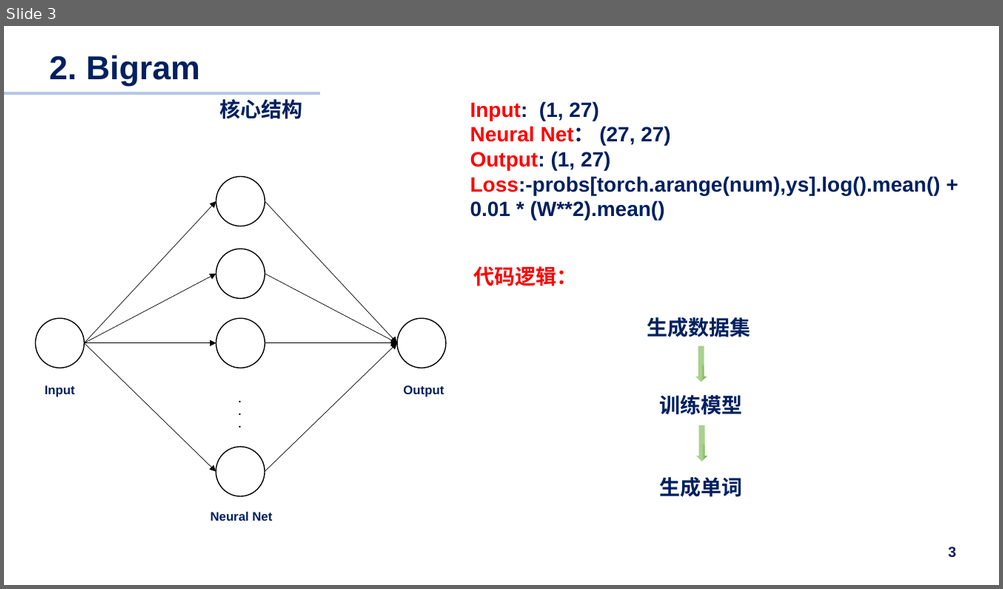
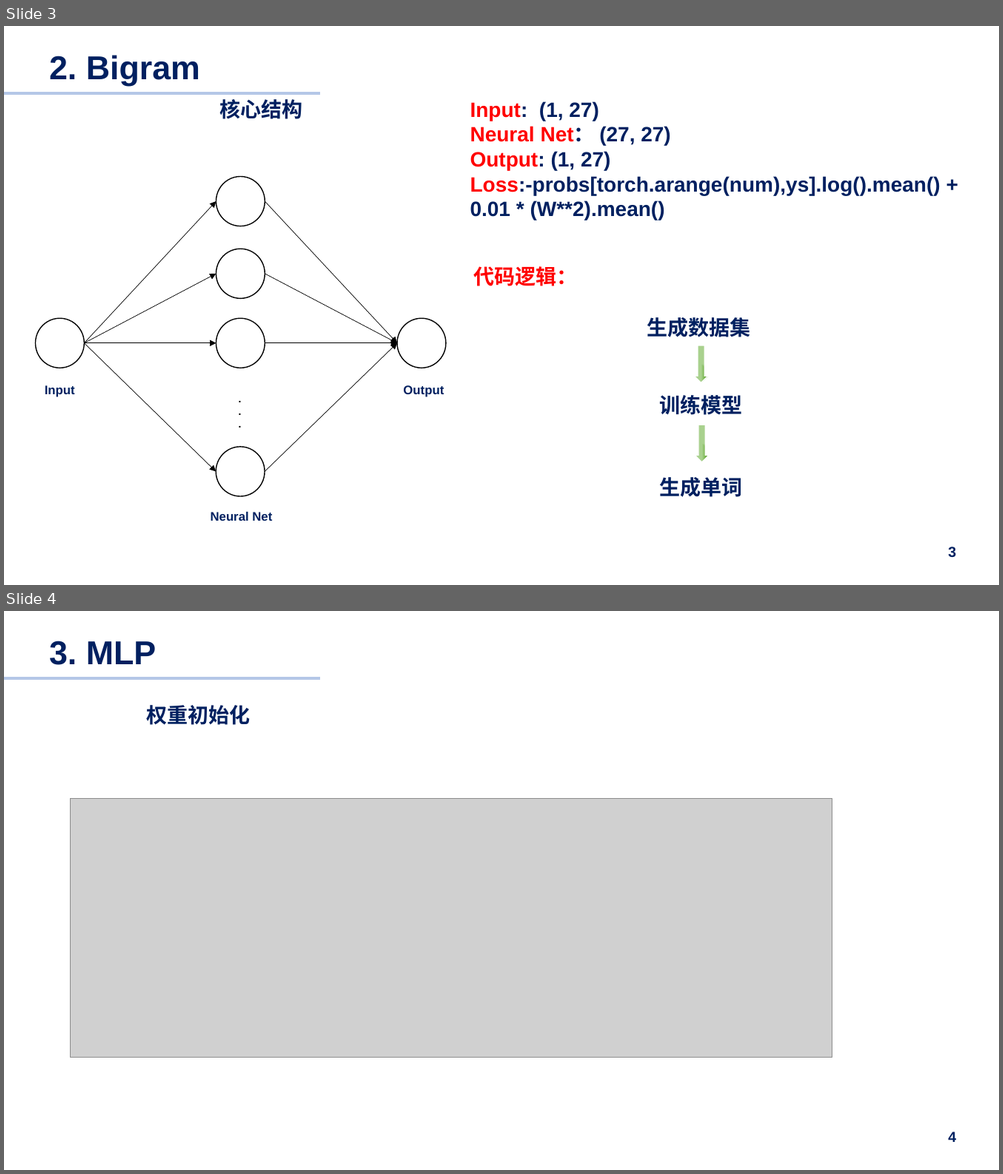
Before and after one commit to pilipala5/Neural-Network-from-zero-to-hero, a slide deck: Summary.pptx. Shown one above the other, each under a label of ours: slide 3 before the commit, slides 3 and 4 after it. The pictures are 1003x589 and 1003x1174 pixels, drawn with LibreOffice and Linux fonts; fonts in the diff are those of the drawing; grey boxes stand for pictures. Boxes give left, top, right and bottom in pixels: in the first picture for what was removed or moved away, otherwise in the second. Text is boxed around its words. In the diff, an @@ line names an element or a change of style, - is before the commit and + after.

```diff
--- a/Summary.pptx
+++ b/Summary.pptx
@@ slide 4 added at [4,611,999,1170], background #FFFFFF @@
@@ text added at [42,641,254,665], 32 pt, text #FFFFFF, bold @@
+  1.1染研究意义
@@ title added at [49,641,156,665], 32 pt, text #002060, bold @@
+3. MLP
@@ line added from (4, 678) to (320, 678), #B4C7E7 2.5 pt @@
@@ text added at [147,705,250,725], 20 pt, text #002060, bold @@
+权重初始化
@@ picture added at [71,798,832,1058] @@
@@ page number added at [948,1132,956,1142], 14 pt, text #002060, bold @@
+4
```
Also in this commit, not shown: 1 other slide added, 2 other files.
